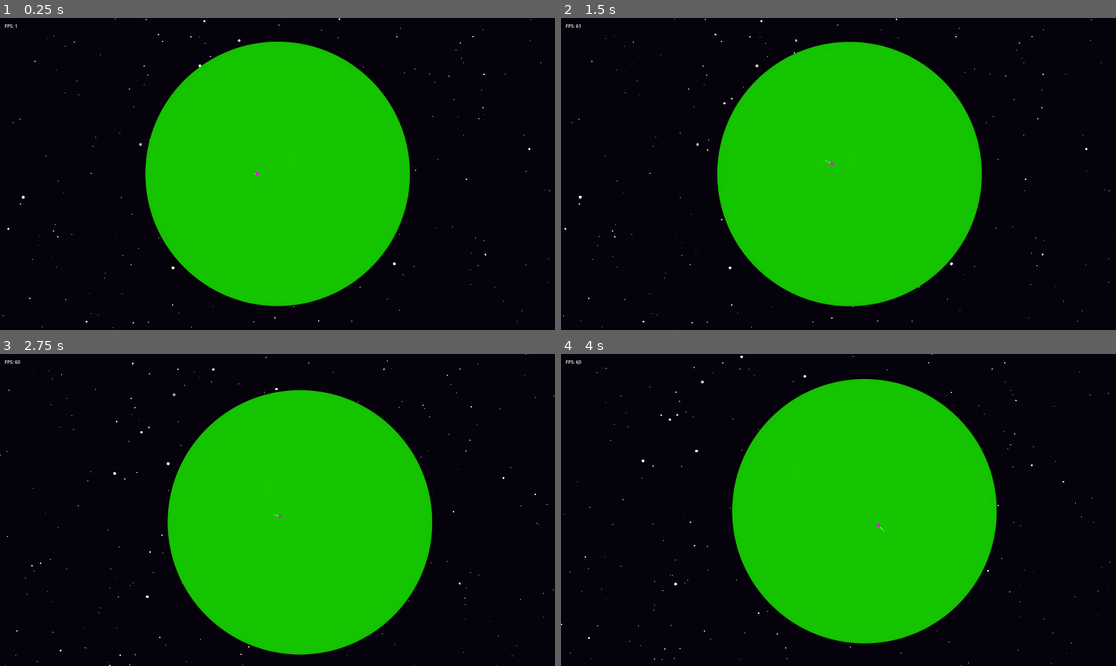
Above: before the commit, frames 1-4 (two rows, left to right).
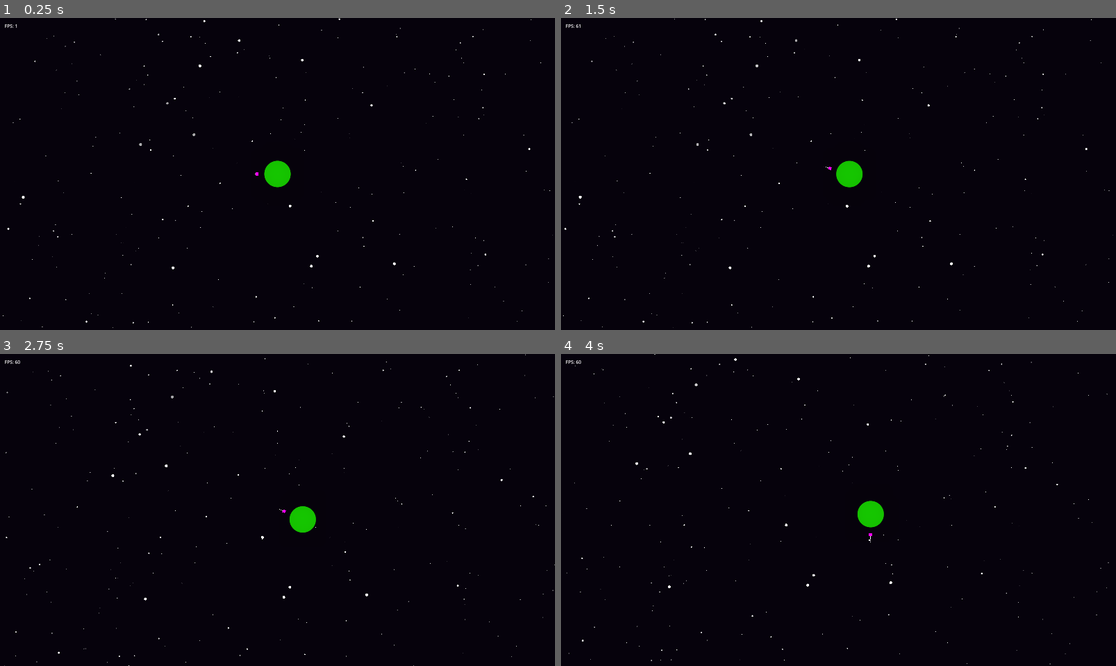
Above: after the commit, the same moments.

Repository: otDan/PlanetBlitz
Game: Godot game, scene res://main.tscn
The game is run twice, just before and just after one commit, with the same random seed, the same clock (stepped at 60 frames per second) and the same inputs.
Inputs:
- Up to frame 1 (0.25 s): no input
- Up to frame 2 (1.5 s): tap Enter at 0.5 s; hold Right (ui_right) 0.53-1.28 s; hold Down (ui_down) from 1.28 s (still down)
- Up to frame 3 (2.75 s): release Down (ui_down) at 2.03 s; hold Right (ui_right) from 2.03 s (still down)
- Up to frame 4 (4 s): release Right (ui_right) at 2.78 s; hold Up (ui_up) 2.78-3.53 s; hold Left (ui_left) from 3.53 s (still down)

The runs differ from the first frame. In frame 1, 32% of the frame differs, in the area x 26-74%, y 7-93%; in frame 2, 32%; in frame 3, 32%; in frame 4, 32%, in the area x 0-99%, y 0-100%.

Commit message:
fix: Thruster sound

Diff:
--- a/audio/game_bus_layout.tres
+++ b/audio/game_bus_layout.tres
@@ -1,4 +1,16 @@
-[gd_resource type="AudioBusLayout" format=3 uid="uid://dywal0dxxl3dj"]
+[gd_resource type="AudioBusLayout" load_steps=3 format=3 uid="uid://dywal0dxxl3dj"]
+
+[sub_resource type="AudioEffectDistortion" id="AudioEffectDistortion_0jkfk"]
+resource_name = "Distortion"
+
+[sub_resource type="AudioEffectReverb" id="AudioEffectReverb_wiyem"]
+resource_name = "Reverb"
+room_size = 1.0
+damping = 0.85
+spread = 0.29
+hipass = 0.14
+dry = 0.5
+wet = 0.77
 
 [resource]
 bus/1/name = &"Effects"
@@ -7,9 +19,13 @@
 bus/1/bypass_fx = false
 bus/1/volume_db = 0.0
 bus/1/send = &"Master"
+bus/1/effect/0/effect = SubResource("AudioEffectDistortion_0jkfk")
+bus/1/effect/0/enabled = true
 bus/2/name = &"Noise"
 bus/2/solo = false
 bus/2/mute = false
 bus/2/bypass_fx = false
 bus/2/volume_db = 0.0
 bus/2/send = &"Master"
+bus/2/effect/0/effect = SubResource("AudioEffectReverb_wiyem")
+bus/2/effect/0/enabled = true
--- a/player.gd
+++ b/player.gd
@@ -1,8 +1,8 @@
 extends Node2D
 
 @export var radius: float = 100.0  # Adjust the radius as needed
-@export var targetRotation: float = PI  # Set the target rotation for left side
-@export var rotationSpeed: float = 15.0  # Adjust the rotation speed as needed
+@export var target_rotation: float = PI  # Set the target rotation for left side
+@export var rotation_speed: float = 1.0  # Adjust the rotation speed as needed
 @export var acceleration: float = 150.0  # Adjust the acceleration as needed
 @export var deceleration: float = 2.0  # Adjust the deceleration as needed
 
@@ -13,7 +13,7 @@
 
 
 func _ready():
-	thruster.rotation = targetRotation
+	thruster.rotation = target_rotation
 	thruster.position = Vector2(radius, 0).rotated(thruster.rotation) + $Planet.position
 
 
@@ -33,11 +33,11 @@
 		inputDirection.x += 1.0
 
 	if inputDirection != Vector2.ZERO:
-		targetRotation = inputDirection.angle() + PI
-		thruster.rotation = lerp_angle(thruster.rotation, targetRotation, rotationSpeed * delta)
+		target_rotation = inputDirection.angle() + PI
+		thruster.rotation = lerp_angle(thruster.rotation, target_rotation, rotation_speed * delta)
 		thruster.position = Vector2(radius, 0).rotated(thruster.rotation) + $Planet.position
-		thruster_audio.play()
-		print(thruster_audio.playing)
+		if not thruster_audio.playing:
+			thruster_audio.play()
 	else:
 		thruster_audio.stop()
 
--- a/player.tscn
+++ b/player.tscn
@@ -12,6 +12,7 @@
 
 [sub_resource type="AudioStreamRandomizer" id="AudioStreamRandomizer_ersu5"]
 streams_count = 1
+random_pitch = 1.4
 stream_0/stream = ExtResource("3_e63h5")
 stream_0/weight = 1.0
 
@@ -23,9 +24,11 @@
 
 [node name="Player" type="Node2D" node_paths=PackedStringArray("thruster", "thruster_audio")]
 script = ExtResource("1_wvaby")
-rotationSpeed = 2.0
 thruster = NodePath("Planet/Thruster")
 thruster_audio = NodePath("Planet/Thruster/ThrusterEngine")
+
+[node name="AudioListener2D" type="AudioListener2D" parent="."]
+current = true
 
 [node name="RigidBody2D" type="RigidBody2D" parent="."]
 
@@ -40,10 +43,14 @@
 texture = SubResource("PlaceholderTexture2D_1hjwx")
 
 [node name="ThrusterEngine" type="AudioStreamPlayer2D" parent="Planet/Thruster"]
+position = Vector2(-10, 0)
 stream = SubResource("AudioStreamRandomizer_ersu5")
 pitch_scale = 0.75
-autoplay = true
-max_distance = 17539.0
+bus = &"Effects"
+
+[node name="ThrusterEngine2" type="AudioStreamPlayer2D" parent="Planet/Thruster"]
+stream = ExtResource("3_e63h5")
+pitch_scale = 0.75
 bus = &"Effects"
 
 [node name="GPUParticles2D" type="GPUParticles2D" parent="Planet/Thruster"]
Binary file changed: planet.png
